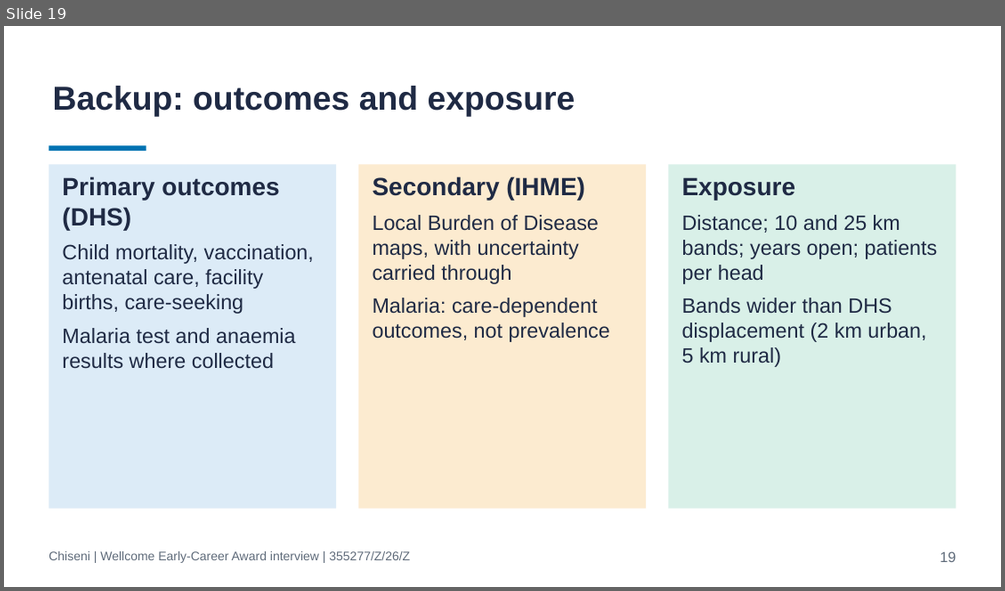
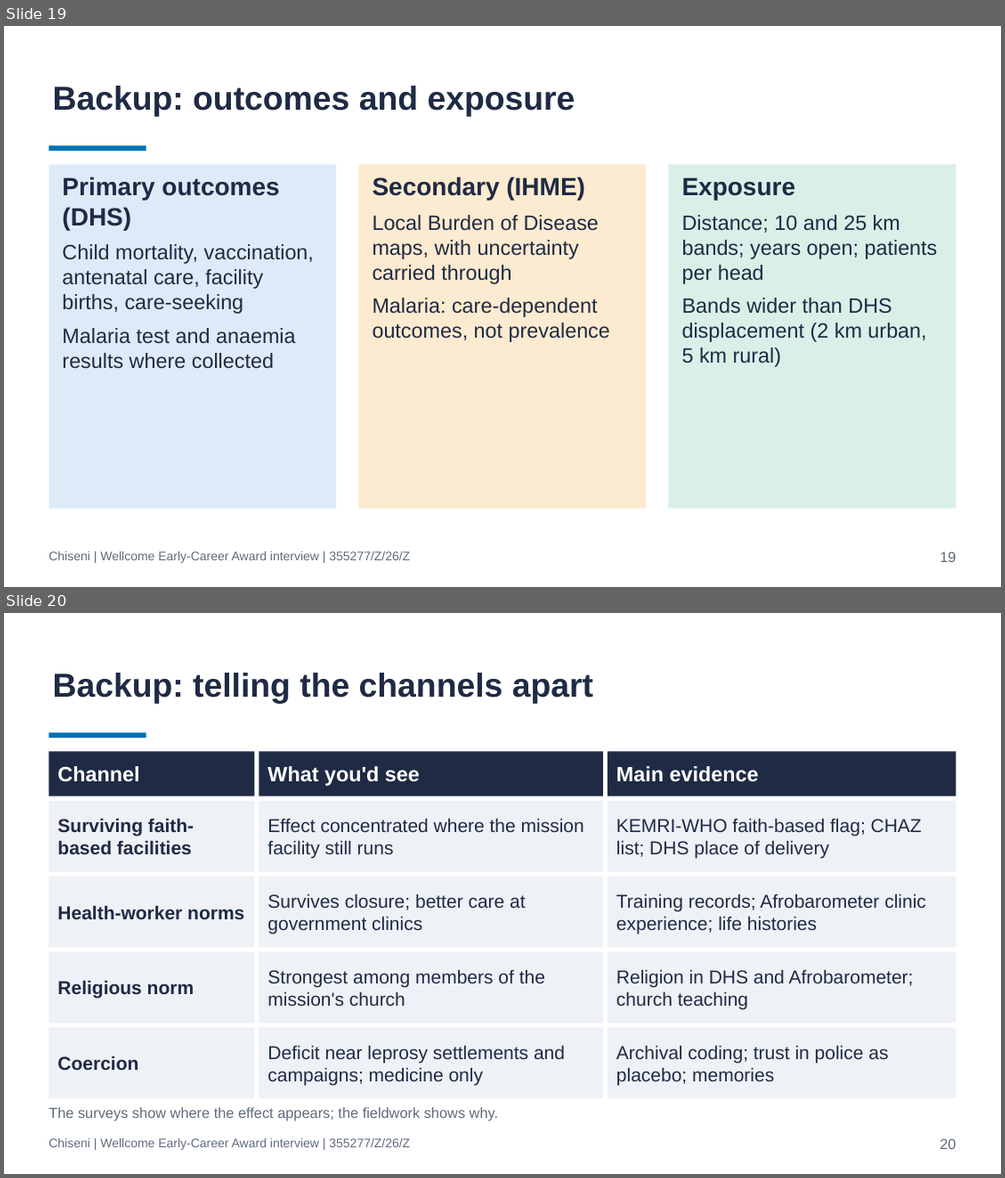
Before and after one commit to cchiseni-oss/Wellcome-Grant, a slide deck: Interview_Deck_draft.pptx. Shown one above the other, each under a label of ours: slide 19 before the commit, slides 19 and 20 after it. The pictures are 1005x591 and 1005x1178 pixels, drawn with LibreOffice and Linux fonts; fonts in the diff are those of the drawing. Boxes give left, top, right and bottom in pixels: in the first picture for what was removed or moved away, otherwise in the second. Text is boxed around its words. In the diff, an @@ line names an element or a change of style, - is before the commit and + after.

Commit message:
Add RQ2 and RQ3 model answers to prep pack; add backup slide on telling the channels apart

```diff
--- a/Interview_Deck_draft.pptx
+++ b/Interview_Deck_draft.pptx
@@ slide 20 added at (x1=4, y1=613, x2=1001, y2=1174), background #FFFFFF @@
@@ title added at (x1=53, y1=673, x2=593, y2=704), 32 pt, text #1F2A44, bold @@
+Backup: telling the channels apart
@@ rectangle added at (x1=48, y1=732, x2=146, y2=738), fill #0072B2 @@
@@ rectangle added at (x1=48, y1=751, x2=254, y2=796), fill #1F2A44, 20 pt, text #FFFFFF, bold @@
+Channel
@@ rectangle added at (x1=259, y1=751, x2=603, y2=796), fill #1F2A44, 20 pt, text #FFFFFF, bold @@
+What you'd see
@@ rectangle added at (x1=607, y1=751, x2=956, y2=796), fill #1F2A44, 20 pt, text #FFFFFF, bold @@
+Main evidence
@@ rectangle added at (x1=48, y1=801, x2=254, y2=872), fill #EEF1F5, 18 pt, text #1F2A44, bold @@
+Surviving faith-based facilities
@@ rectangle added at (x1=259, y1=801, x2=603, y2=872), fill #EEF1F5, 18 pt, text #1F2A44 @@
+Effect concentrated where the mission facility still runs
@@ rectangle added at (x1=607, y1=801, x2=956, y2=872), fill #EEF1F5, 18 pt, text #1F2A44 @@
+KEMRI-WHO faith-based flag; CHAZ list; DHS place of delivery
@@ rectangle added at (x1=48, y1=876, x2=254, y2=948), fill #EEF1F5, 18 pt, text #1F2A44, bold @@
+Health-worker norms
@@ rectangle added at (x1=259, y1=876, x2=603, y2=948), fill #EEF1F5, 18 pt, text #1F2A44 @@
+Survives closure; better care at government clinics
@@ rectangle added at (x1=607, y1=876, x2=956, y2=948), fill #EEF1F5, 18 pt, text #1F2A44 @@
+Training records; Afrobarometer clinic experience; life histories
@@ rectangle added at (x1=48, y1=952, x2=254, y2=1022), fill #EEF1F5, 18 pt, text #1F2A44, bold @@
+Religious norm
@@ rectangle added at (x1=259, y1=952, x2=603, y2=1022), fill #EEF1F5, 18 pt, text #1F2A44 @@
+Strongest among members of the mission's church
@@ rectangle added at (x1=607, y1=952, x2=956, y2=1022), fill #EEF1F5, 18 pt, text #1F2A44 @@
+Religion in DHS and Afrobarometer; church teaching
@@ rectangle added at (x1=48, y1=1027, x2=254, y2=1098), fill #EEF1F5, 18 pt, text #1F2A44, bold @@
+Coercion
@@ rectangle added at (x1=259, y1=1027, x2=603, y2=1098), fill #EEF1F5, 18 pt, text #1F2A44 @@
+Deficit near leprosy settlements and campaigns; medicine only
@@ rectangle added at (x1=607, y1=1027, x2=956, y2=1098), fill #EEF1F5, 18 pt, text #1F2A44 @@
+Archival coding; trust in police as placebo; memories
@@ text added at (x1=48, y1=1107, x2=498, y2=1121), 14 pt, text #5F6B7A @@
+The surveys show where the effect appears; the fieldwork shows why.
@@ text added at (x1=48, y1=1138, x2=410, y2=1150), 12 pt, text #5F6B7A @@
+Chiseni | Wellcome Early-Career Award interview | 355277/Z/26/Z
@@ text added at (x1=939, y1=1138, x2=955, y2=1149), 14 pt, text #5F6B7A @@
+20
```
Also in this commit, not shown: 1 slide changed, 2 other files.
